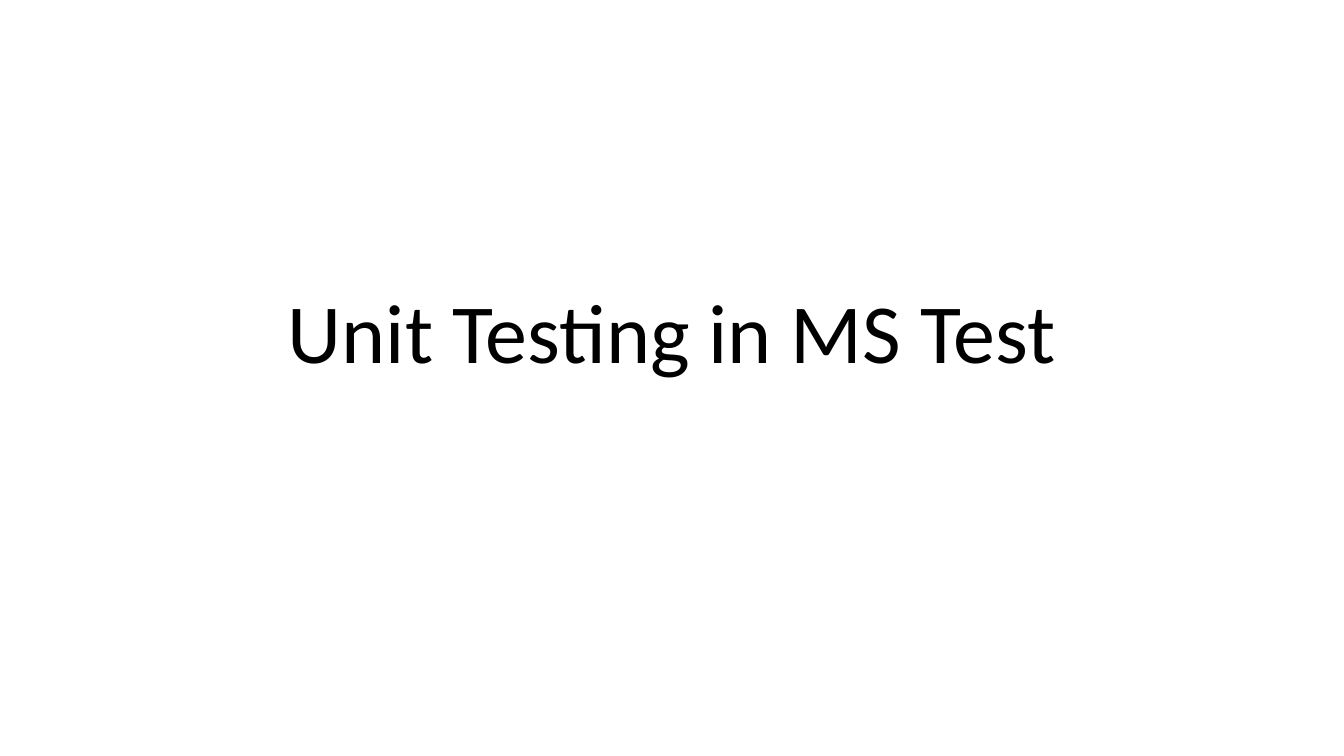
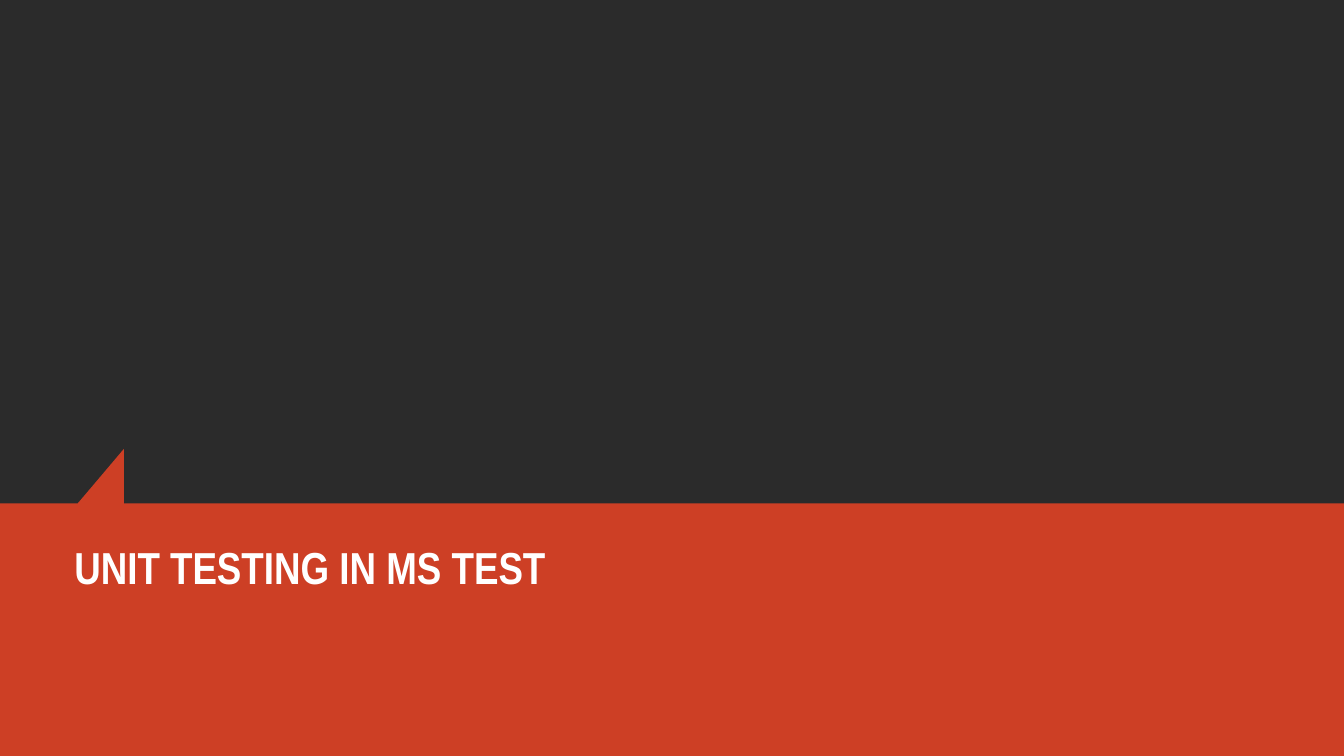
Before and after one commit to DrewNull/bff-unit-testing-in-mstest, a slide deck: slide 1 of BFF.UnitTestingInMSTest/BFF-UnitTestingInMSTest.pptx. Drawn at 1344x756 pixels with LibreOffice and Linux fonts; fonts in the diff are those of the drawing; background and template pictures are left out; a plain dark background stands for a picture behind light text. Boxes give left, top, right and bottom in pixels: in the first picture for what was removed or moved away, otherwise in the second. Text is boxed around its words. In the diff, an @@ line names an element or a change of style, - is before the commit and + after.

```diff
--- a/BFF.UnitTestingInMSTest/BFF-UnitTestingInMSTest.pptx
+++ b/BFF.UnitTestingInMSTest/BFF-UnitTestingInMSTest.pptx
@@ background #FFFFFF to picture (left out) @@
@@ freeform shape added at <box>0,449,1344,756</box>, fill #CD3F25 @@
@@ title "UNIT TESTING IN MS TEST" at <box>74,552,546,585</box>: vertical alignment bottom to middle @@
@@ title at <box>74,552,546,585</box>: text changed; size 60 to 32 pt; font Calibri to Arial Narrow; text colour #000000 to #FFFFFF; bold on @@
-Unit Testing in MS Test
+UNIT TESTING IN MS TEST
```
Also in this commit, not shown: 10 other slides changed, 8 slides added, 2 slides removed.
